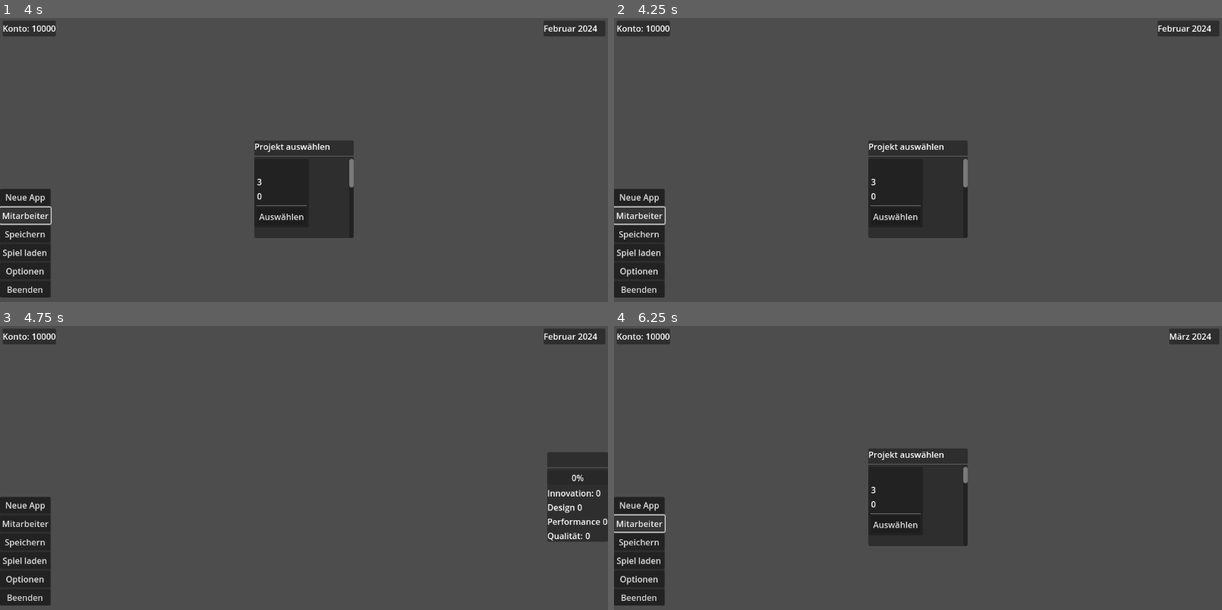
Above: before the commit, frames 1-4 (two rows, left to right).
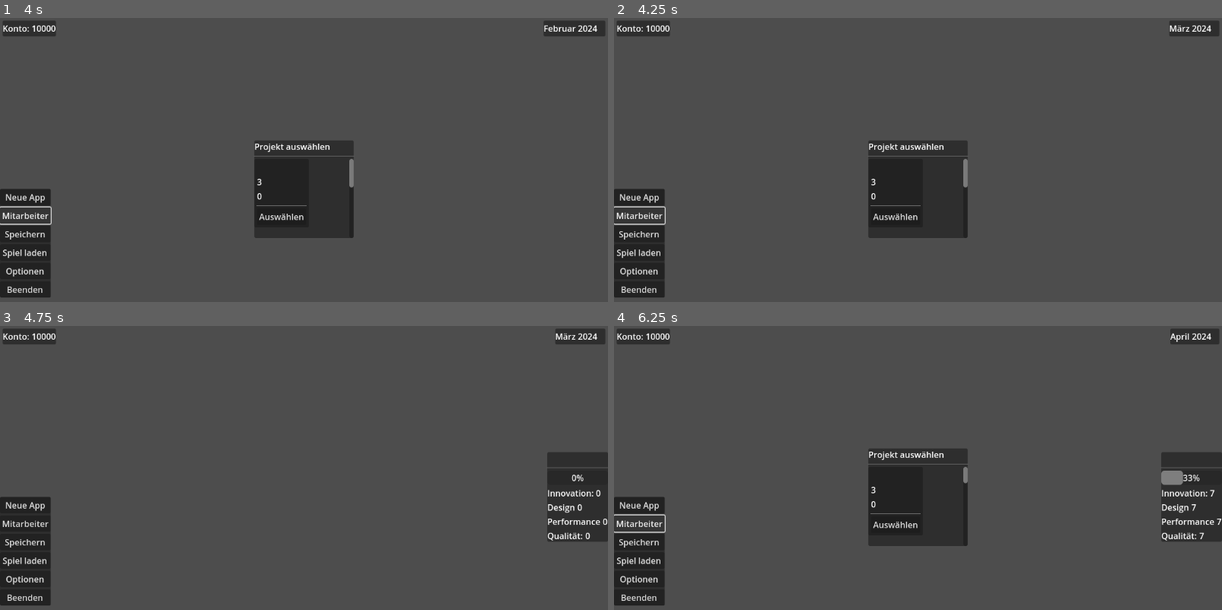
Above: after the commit, the same moments.

Repository: Randaleee/software-stories-prototyp
Game: Godot game, scene res://Main/main.tscn
Same seed, same stepped clock (60 frames per second), same inputs: the game is played once before the commit and once after it. Before the commit the project starts from res://main.tscn.
Inputs:
- Up to frame 1 (4 s): click "Speichern" at 0.5 s; click "Spiel laden" at 1.25 s; click "Spiel laden" at 2 s; click "Neue App" at 2.75 s; click "Mitarbeiter" at 3.5 s
- Up to frame 2 (4.25 s): no input
- Up to frame 3 (4.75 s): click "Auswählen" at 4.25 s
- Up to frame 4 (6.25 s): click "Neue App" at 5 s; click "Mitarbeiter" at 5.75 s

Frame 1 is identical in both runs. In frame 2, 0.1% of the frame differs, in the area x 89-95%, y 1-7%; in frame 3, 0.1%; in frame 4, 3.0%, in the area x 89-100%, y 1-76%.
Error after the commit: Invalid access to property or key 'design' on a base object of type 'Nil'. (res://Autoloads/GameManager.gd:50)

Commit message:
Speichern erweitert

Diff:
--- a/Autoloads/GameManager.gd
+++ b/Autoloads/GameManager.gd
@@ -20,7 +20,7 @@
 signal monat_vergangen
 signal app_fertiggestellt(app: App)
 signal geld_geändert
-
+signal spiel_geladen
 
 
 
@@ -47,6 +47,10 @@
 	saved_game.monate_vergangen_seit_projektstart = monate_vergangen_seit_projektstart
 	saved_game.verfügbare_apps = verfügbare_apps
 	saved_game.veröffentlichte_apps = veröffentlichte_apps
+	saved_game.design = app_in_entwicklung.design
+	saved_game.innovation = app_in_entwicklung.innovation
+	saved_game.performance = app_in_entwicklung.performance
+	saved_game.qualität = app_in_entwicklung.qualität
 
 	ResourceSaver.save(saved_game, "user://savegame.tres")
 
@@ -60,6 +64,12 @@
 	monate_vergangen_seit_projektstart = saved_game.monate_vergangen_seit_projektstart
 	verfügbare_apps = saved_game.verfügbare_apps
 	veröffentlichte_apps = saved_game.veröffentlichte_apps
+	saved_game.design = app_in_entwicklung.design
+	saved_game.innovation = app_in_entwicklung.innovation
+	saved_game.performance = app_in_entwicklung.performance
+	saved_game.qualität = app_in_entwicklung.qualität
+
+	spiel_geladen.emit()
 
 # Zeitmanagement
 func starte_ingame_zeit():
@@ -90,6 +100,7 @@
 		berechne_monate_vergangen_seit_projektstart()
 		kalkuliere_fortschritt()
 		berechne_app_attribute()
+
 		if monate_vergangen_seit_projektstart == app_in_entwicklung.entwicklungszeit:
 			app_fertiggestellt.emit()
 		return
--- a/main.tscn
+++ b/Main/main.tscn
@@ -1,6 +1,6 @@
 [gd_scene load_steps=7 format=3 uid="uid://ca45pm44s7oaa"]
 
-[ext_resource type="Script" path="res://main.gd" id="1_pf6qg"]
+[ext_resource type="Script" path="res://Main/main.gd" id="1_pf6qg"]
 [ext_resource type="PackedScene" uid="uid://d2n71i24km6bi" path="res://UI/UI Ingame Menü/ingame_menü.tscn" id="2_jjl0w"]
 [ext_resource type="PackedScene" uid="uid://c4fjn15hr4c7v" path="res://UI/HUD/hud.tscn" id="3_gpyb0"]
 [ext_resource type="PackedScene" uid="uid://b203qk1e4s7dn" path="res://UI/UI_App_auswahlmenü/UI_app_auswahlmenü.tscn" id="4_hcqdn"]
@@ -30,3 +30,5 @@
 
 [node name="UI App beendet" parent="CanvasLayer" instance=ExtResource("6_6ocyi")]
 visible = false
+
+[node name="TileMapLayer" type="TileMapLayer" parent="."]
--- a/saved_game.gd
+++ b/Saved Game/saved_game.gd
@@ -5,6 +5,10 @@
 @export var geld: int = 10000
 @export var angestellte_mitarbeiter: Array[Mitarbeiter] = []
 @export var app_in_entwicklung: App = null
+@export var design: int
+@export var innovation: int
+@export var performance: int
+@export var qualität: int
 @export var verfügbare_apps: Array[App] = []
 @export var veröffentlichte_apps: Array[App] = []
 @export var monate_vergangen_seit_projektstart: int
--- a/UI/HUD/hud.gd
+++ b/UI/HUD/hud.gd
@@ -5,10 +5,11 @@
 @onready var monat_name = %"Monat Name"
 
 func _ready() -> void:
-	GameManager.monat_vergangen.connect(_update_anzeige)
-	_update_anzeige()
+	GameManager.monat_vergangen.connect(_update_ui)
+	GameManager.spiel_geladen.connect(_update_ui)
+	_update_ui()
 
-func _update_anzeige():
+func _update_ui():
 	konto.text = str(GameManager.geld)
 	tag_zahl.text = GameManager.MONATE[GameManager.aktuelles_datum.monat]
 	monat_name.text = str(GameManager.aktuelles_datum.jahr)
--- a/UI/UI App in Entwicklung/ui_app_in_entwicklung.gd
+++ b/UI/UI App in Entwicklung/ui_app_in_entwicklung.gd
@@ -9,10 +9,12 @@
 
 # Called when the node enters the scene tree for the first time.
 func _ready() -> void:
-	GameManager.connect("monat_vergangen", update_ui)
+	GameManager.monat_vergangen.connect(update_ui)
+	GameManager.spiel_geladen.connect(update_ui)
 
 func update_ui():
 	if GameManager.app_in_entwicklung != null:
+		UIManager.ui_app_in_entwicklung.show()
 		app_name.text = GameManager.app_in_entwicklung.app_name
 		wert_innovation.text = str(GameManager.app_in_entwicklung.innovation)
 		wert_design.text = str(GameManager.app_in_entwicklung.design)
--- a/project.godot
+++ b/project.godot
@@ -11,7 +11,7 @@
 [application]
 
 config/name="Software Stories Prototyp"
-run/main_scene="res://main.tscn"
+run/main_scene="res://Main/main.tscn"
 config/features=PackedStringArray("4.3", "GL Compatibility")
 boot_splash/image="res://Startup Stories Thumpnail.png"
 config/icon="res://icon.svg"
Renamed: main.gd -> Main/main.gd
